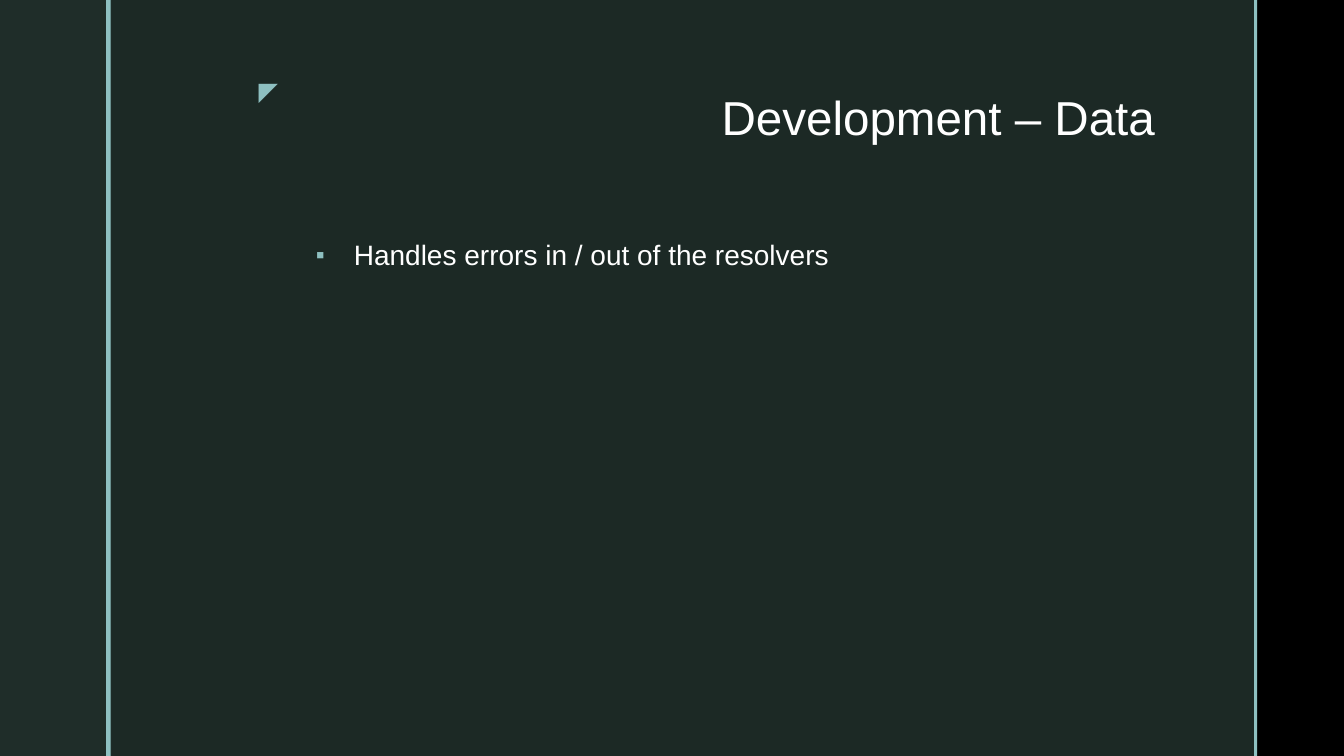
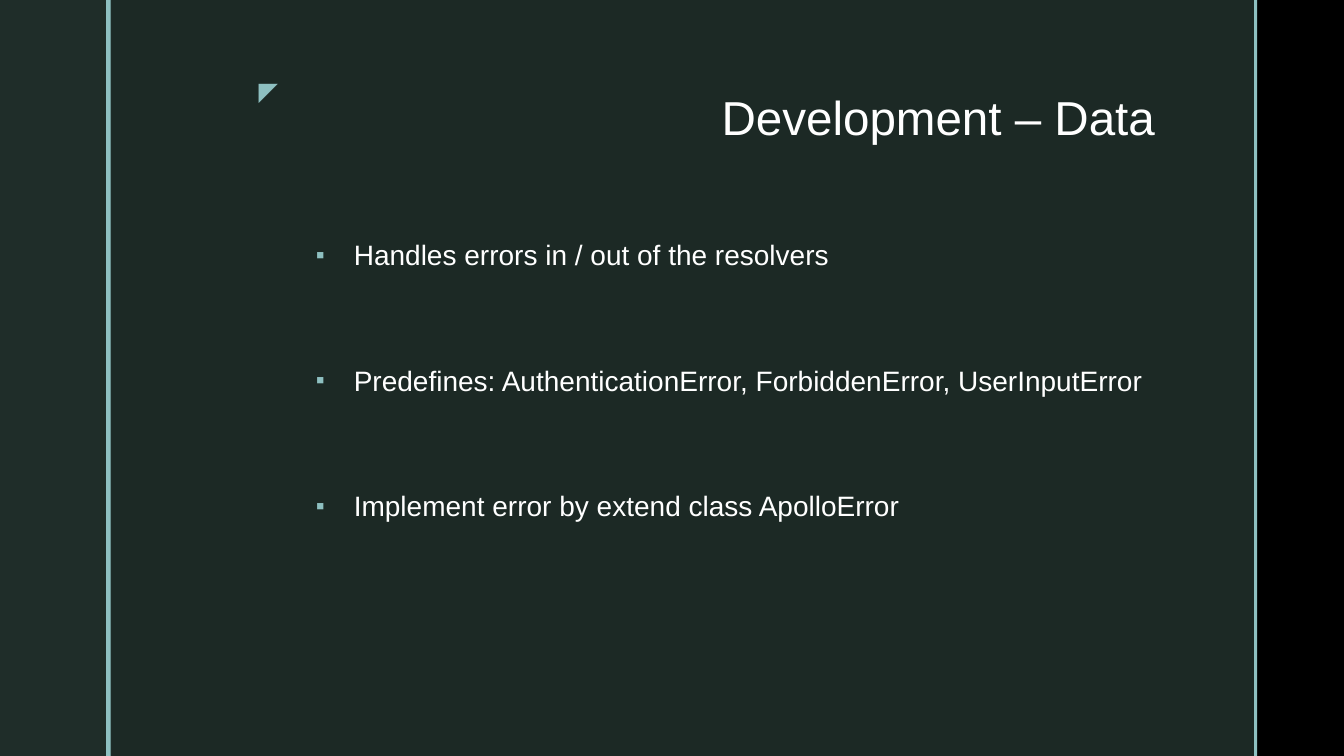
Before and after one commit to dtvu94/Apollo-Server-Client, a slide deck: slide 16 of Docs/Apollo_Server.pptx (slide 15 before the commit). Drawn at 1344x756 pixels with LibreOffice and Linux fonts; fonts in the diff are those of the drawing; background and template pictures are left out. Boxes give left, top, right and bottom in pixels: in the first picture for what was removed or moved away, otherwise in the second. Text is boxed around its words. In the diff, an @@ line names an element or a change of style, - is before the commit and + after.

Commit message:
Complete slide for Apollo Server

```diff
--- a/Docs/Apollo_Server.pptx
+++ b/Docs/Apollo_Server.pptx
@@ text at (x1=354, y1=370, x2=1142, y2=522): paragraphs added @@
+▪ Predefines: AuthenticationError, ForbiddenError, UserInputError
+▪ Implement error by extend class ApolloError
```
Also in this commit, not shown: 10 other slides changed, 15 slides added, 1 slide removed, 11 other files.
